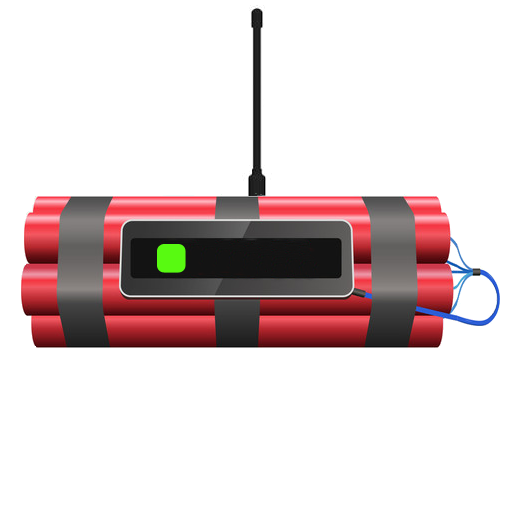
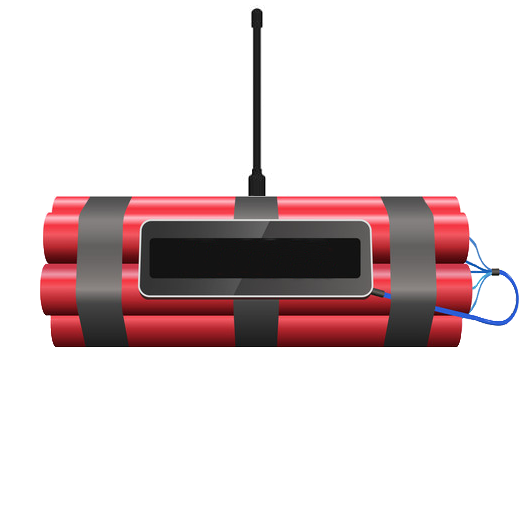
Comparing the layer stacks of the two 520 × 520 images. Changes:
hid "Ping 1" over (157, 244, 186, 273)
painted on "Base" over (21, 193, 519, 349)
